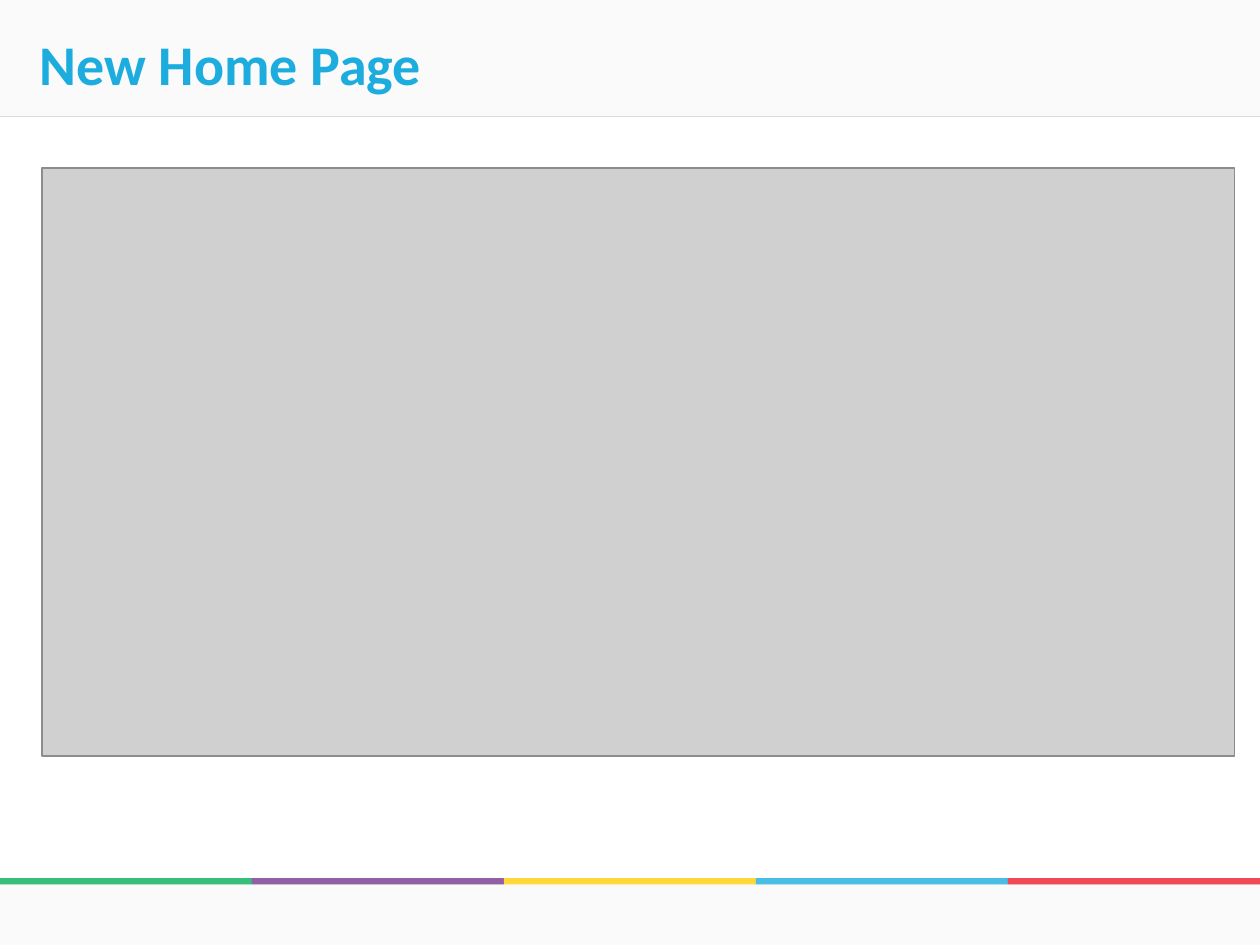
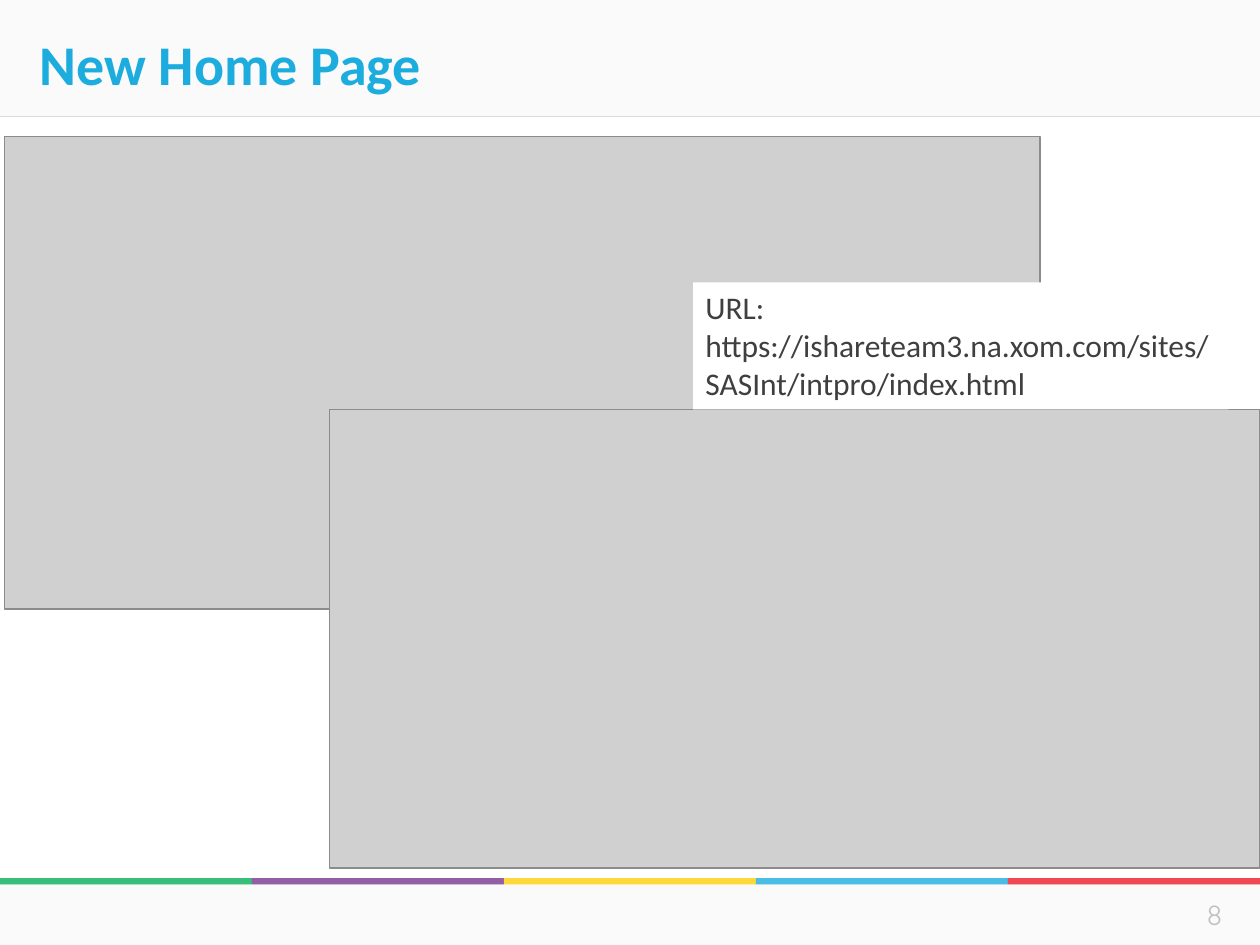
Before and after one commit to donus3/BusGoEveryWhere, a slide deck: slide 8 of Integration New Homepage.pptx. Drawn at 1260x945 pixels with LibreOffice and Linux fonts; fonts in the diff are those of the drawing; grey boxes stand for pictures; background and template pictures are left out. Boxes give left, top, right and bottom in pixels: in the first picture for what was removed or moved away, otherwise in the second. Text is boxed around its words. In the diff, an @@ line names an element or a change of style, - is before the commit and + after.

```diff
--- a/Integration New Homepage.pptx
+++ b/Integration New Homepage.pptx
@@ picture added at (x1=4, y1=136, x2=1040, y2=609) @@
@@ rectangle added at (x1=693, y1=282, x2=1228, y2=410), fill #FFFFFF, 18 pt, text #3F3F3F @@
+URL: https://ishareteam3.na.xom.com/sites/SASInt/intpro/index.html
@@ picture resized from (x1=42, y1=168, x2=1234, y2=756) to (x1=329, y1=410, x2=1259, y2=868) @@
@@ text added at (x1=1207, y1=906, x2=1223, y2=925), 16 pt, text #BFBFBF @@
+8
```
Also in this commit, not shown: 10 other slides changed, 4 slides added, 3 slides removed.
